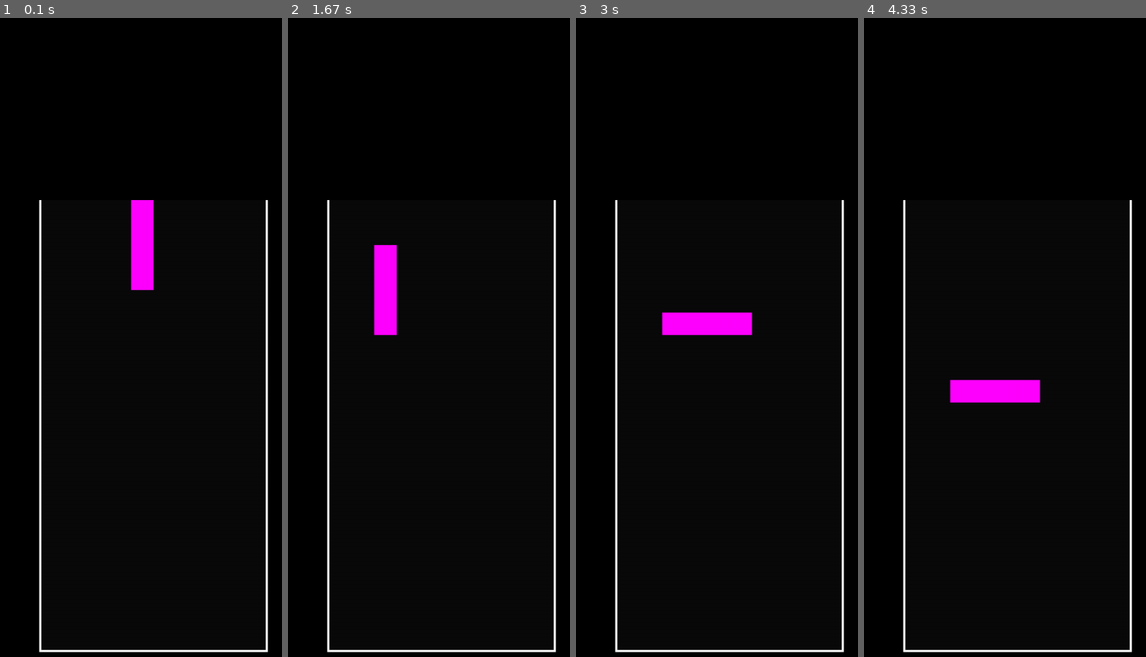
Above: before the commit, frames 1-4 (left to right).
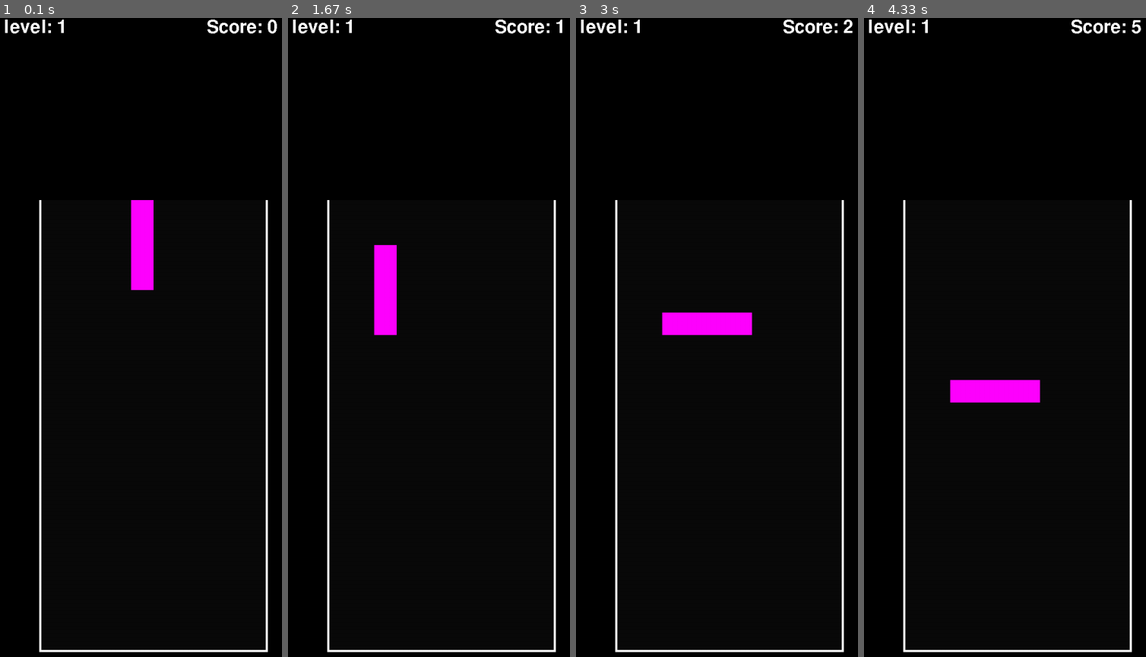
Above: after the commit, the same moments.

Repository: RustyGrassG/pygame_tetris
Game: pygame game, started from tetris/game.py
Two runs of this game, one before a commit and one after it. Both use one fixed random seed, a clock stepped at 60 frames per second and the inputs below.
Inputs:
- Up to frame 1 (0.1 s): no input
- Up to frame 2 (1.67 s): hold X 0.33-0.87 s; hold A 0.33-0.87 s; hold A 0.9-1.43 s; hold S from 1.47 s (still down)
- Up to frame 3 (3 s): release S at 1.77 s; hold A 1.8-2.2 s; hold W 2.23-2.6 s; hold D from 2.63 s (still down)
- Up to frame 4 (4.33 s): release D at 3.27 s; hold S 3.3-3.67 s; hold A 3.7-4.17 s; hold D from 4.2 s (still down)

The runs differ from the first frame. In frame 1, 0.5% of the frame differs, in the area x 1-99%, y 0-3%; in frame 2, 0.5%; in frame 3, 0.5%; in frame 4, 0.5%.

Commit message:
Major Update

Diff:
--- a/tetris/game.py
+++ b/tetris/game.py
@@ -3,10 +3,9 @@
 import sys
 import random
 
-from scripts.utils import flat_to_matrix, matrix_to_flat, get_size, rotate_matrix_cw
+from scripts.utils import flat_to_matrix, matrix_to_flat, get_size, rotate_matrix_cw, level_to_drop_speed, Display_Text
 from scripts.grid import Grid
 import scripts.entities as entities
-
 
 class Game:
     def __init__(self):
@@ -15,6 +14,9 @@
 
 
         pygame.display.set_caption('Tetris')
+
+        #If game over is true, pulls up the game over screen
+        self.game_over = False
 
         #display window
         self.screen_res = (720, 1280)
@@ -33,12 +35,22 @@
         #initalizing the clock
         self.clock = pygame.time.Clock()
 
-        self.norm_speed = 1000
-        self.fast_speed = 100
+        self.norm_speed = level_to_drop_speed(1)[0]
+        self.fast_speed = level_to_drop_speed(1)[1]
         self.current_speed = self.norm_speed
 
         self.MOVE_DOWN_EVENT = pygame.USEREVENT + 1
         pygame.time.set_timer(self.MOVE_DOWN_EVENT, self.current_speed)
+
+
+        self.going_fast = False
+        self.score = 0
+        self.level = 1
+        self.total_lines = 0
+        self.score_text = Display_Text(f"Score: {self.score}", self, [self.screen_res[0] // 2 + 100,0], 50, "Tiny Islanders")
+        self.level_text = Display_Text(f"level: {self.level}", self, [self.screen_res[0] // 4 - 100,0], 50, "Tiny Islanders")
+
+        self.texts_to_render = [self.score_text, self.level_text]
 
         #self.assets = {}
         #self.blocks = []
@@ -49,8 +61,11 @@
 
     #Made a def so it can be called more than once
     def get_piece(self, location, object):
+        #Checks if piece can be spawned
+        if self.grid.grid['4,0']['active'] == 1:
+            print('Game Over!')
+            self.game_over = True
         self.active_object = {'size': object['size'], 'shape': object['shape'], 'location': location, 'color': object['color']}
-        print(self.active_object['shape'])
 
     #Checks the collision to the left of the piece. Is only called when the player presses the 'a' key
     def check_left(self, object):
@@ -65,7 +80,6 @@
                     return False
                 if self.grid.grid[f'{coords[0]},{coords[1]}']['active'] == 1:
                     if self.grid.grid[f'{coords[0] - 1},{coords[1]}']['active'] == 1 and not self.grid.grid[f'{coords[0] - 1},{coords[1]}']['in_use'] :
-                        print('Blocked')
                         return False
         return True
 
@@ -83,26 +97,22 @@
                     return False
                 if self.grid.grid[f'{coords[0]},{coords[1]}']['active'] == 1:
                     if self.grid.grid[f'{coords[0] + 1},{coords[1]}']['active'] == 1 and not self.grid.grid[f'{coords[0] + 1},{coords[1]}']['in_use'] :
-                        print('Blocked')
                         return False
         return True
 
     #Checks the location below the tile to see if it can be set or not
     def check_down(self, object) -> bool:
         size = object['size']
-        #print(object['shape'])
         location = object['location']
         #Goes through each piece in the active object
         for y in range(size[1]):
             for x in range(size[0]):
                 #Sets the current coords of the active object segment
                 coords = [location[0] + x, location[1] + y]
-                #print(coords)
                 if coords[1] + 1 > 19:
                     return True
                 if self.grid.grid[f'{coords[0]},{coords[1]}']['active'] == 1:
                     if self.grid.grid[f'{coords[0]},{coords[1] + 1}']['active'] == 1 and not self.grid.grid[f'{coords[0]},{coords[1] + 1}']['in_use'] :
-                        print('Blocked')
                         return True
 
         return False
@@ -114,81 +124,121 @@
         rotated = rotate_matrix_cw(matrix)
         flat = matrix_to_flat(rotated)
         size = get_size(flat)
-        print(f'{size}')
         if int(object['location'][0]) + size[0] > 9:
-            print('goes')
             object['location'][0] += size[1] - size[0]
         object['shape'] = flat
         object['size'] = get_size(flat)
 
+    #Displays the game board
+    def display_screen(self):
+        self.display.fill((0,0,0))
+        self.grid.render()
+
+    #Resets all the scores and the game board whenever the game restarts
+    def game_restart(self):
+        self.grid.clear_grid()
+        self.score = 0
+        self.level = 1
+        self.total_lines = 0
+        self.game_over = False
+
+    def add_score(self, lines_cleared: int):
+        self.score += lines_cleared * 100 * self.level
+        self.total_lines += lines_cleared
+        self.level = self.total_lines // 10 + 1
+        self.score_text.update(text=f"Score: {self.score}")
+        self.level_text.update(text=f"Level: {self.level}")
+        self.norm_speed = level_to_drop_speed(1)[0]
+        self.fast_speed = level_to_drop_speed(1)[1]
+
+    def render_texts(self):
+        for i in self.texts_to_render:
+            i.render_text(self.display)
+
     def run(self):
         while True:
-            self.display.fill((0,0,0))
-            self.grid.render()
-            pressed_keys = pygame.key.get_pressed()
-
-
-            #Checks if user is holding down the 's' key.
-            #If true, the piece will move down at the faster rate (1 unit every 100ms)
-            if pressed_keys[pygame.K_s] and self.current_speed != self.fast_speed:
-                self.current_speed = self.fast_speed
-                pygame.time.set_timer(self.MOVE_DOWN_EVENT, self.current_speed)
-            if not pressed_keys[pygame.K_s] and self.current_speed != self.norm_speed:
-                self.current_speed = self.norm_speed
-                pygame.time.set_timer(self.MOVE_DOWN_EVENT, self.current_speed)
-
-
-
-            for event in pygame.event.get():
-                #Quits game
-                if event.type == pygame.QUIT:
-                    pygame.quit()
-                    sys.exit()
-
-                #Moves piece down by 1 after a given amount of time
-                if event.type == self.MOVE_DOWN_EVENT:
-                    if self.check_down(self.active_object):
-                        self.grid.set_piece(self.active_object)
-                        self.get_piece([4,0], entities.pick_piece())
-                    else:
-                        self.active_object['location'][1] += 1
-
-
-                #Hadles movement
-                if event.type == pygame.KEYDOWN:
-                    #Clears the board(Debug)
-                    if event.key == pygame.K_x:
-                        print('clearing')
-                        self.grid.clear_line(19)
-                    #Moves active piece left
-                    if event.key == pygame.K_a:
-                        if self.check_left(self.active_object):
-                            self.active_object['location'][0] -= 1
-                    #Moves active piece right
-                    if event.key == pygame.K_d:
-                        if self.check_right(self.active_object):
-                            self.active_object['location'][0] += 1
-                    #rotates piece
-                    if event.key == pygame.K_w:
-                        self.rotate_piece(self.active_object)
-                    #Moves piece down at a faster rate
-                    if event.key == pygame.K_s:
-                        pygame.time.set_timer(self.MOVE_DOWN_EVENT, 100)
-                    #Sets the time back to normal speeds for pieces
-                    if event.type == pygame.KEYUP:
-                        if event.key == pygame.K_s:
-                            pygame.time.set_timer(self.MOVE_DOWN_EVENT, self.norm_speed)
-
-
-            #if pygame.time.get_ticks == 60:
-                #self.active_object['location'][1] += 1
-            #The outline of the game board
-            board_outline_rect = pygame.Rect((self.screen.width // 2) - (self.tetris_res_upscale[0] // 2) - 4, (self.screen.height - self.tetris_res_upscale[1]) - 100, self.tetris_res_upscale[0] + 8, self.tetris_res_upscale[1] + 4)
-            board_outline = pygame.draw.rect(self.display, (255,255,255), board_outline_rect)
-
-            self.display.blit(pygame.transform.scale(self.tetris_display, self.tetris_res_upscale), ((self.screen.width // 2) - (self.tetris_res_upscale[0] // 2), (self.screen.height - self.tetris_res_upscale[1]) - 100))
-            self.screen.blit(pygame.transform.scale(self.display, self.screen_res), (0,0))
-            pygame.display.update()
-            self.clock.tick(60)
+            while not self.game_over:
+                self.display_screen()
+                pressed_keys = pygame.key.get_pressed()
+
+
+                #Checks if user is holding down the 's' key.
+                #If true, the piece will move down at the faster rate (1 unit every 100ms)
+                if pressed_keys[pygame.K_s] and self.current_speed != self.fast_speed:
+                    self.current_speed = self.fast_speed
+                    pygame.time.set_timer(self.MOVE_DOWN_EVENT, self.current_speed)
+                    self.going_fast = True
+                if not pressed_keys[pygame.K_s] and self.current_speed != self.norm_speed:
+                    self.current_speed = self.norm_speed
+                    pygame.time.set_timer(self.MOVE_DOWN_EVENT, self.current_speed)
+                    self.going_fast = False
+
+
+
+                for event in pygame.event.get():
+                    #Quits game
+                    if event.type == pygame.QUIT:
+                        pygame.quit()
+                        sys.exit()
+
+                    #Moves piece down by 1 after a given amount of time
+                    if event.type == self.MOVE_DOWN_EVENT:
+                        if self.check_down(self.active_object):
+                            self.grid.set_piece(self.active_object)
+                            self.get_piece([4,0], entities.pick_piece())
+                        else:
+                            self.active_object['location'][1] += 1
+                            if self.going_fast:
+                                self.score += 1 * self.level
+                                self.score_text.update(text=f"Score: {self.score}")
+
+
+                    #Hadles movement
+                    if event.type == pygame.KEYDOWN:
+                        #Clears the board(Debug)
+                        if event.key == pygame.K_x:
+                            self.grid.clear_grid()
+                        #Moves active piece left
+                        if event.key == pygame.K_a:
+                            if self.check_left(self.active_object):
+                                self.active_object['location'][0] -= 1
+                        #Moves active piece right
+                        if event.key == pygame.K_d:
+                            if self.check_right(self.active_object):
+                                self.active_object['location'][0] += 1
+                        #rotates piece
+                        if event.key == pygame.K_w:
+                            self.rotate_piece(self.active_object)
+
+
+                #if pygame.time.get_ticks == 60:
+                    #self.active_object['location'][1] += 1
+                #The outline of the game board
+                board_outline_rect = pygame.Rect((self.screen.width // 2) - (self.tetris_res_upscale[0] // 2) - 4, (self.screen.height - self.tetris_res_upscale[1]) - 100, self.tetris_res_upscale[0] + 8, self.tetris_res_upscale[1] + 4)
+                board_outline = pygame.draw.rect(self.display, (255,255,255), board_outline_rect)
+
+                self.render_texts()
+                self.display.blit(pygame.transform.scale(self.tetris_display, self.tetris_res_upscale), ((self.screen.width // 2) - (self.tetris_res_upscale[0] // 2), (self.screen.height - self.tetris_res_upscale[1]) - 100))
+                self.screen.blit(pygame.transform.scale(self.display, self.screen_res), (0,0))
+                pygame.display.update()
+                self.clock.tick(60)
+
+            while self.game_over:
+                print('game over!')
+                self.display_screen()
+
+                for event in pygame.event.get():
+                    #Quits game
+                    if event.type == pygame.QUIT:
+                        pygame.quit()
+                        sys.exit()
+
+                    if event.type == pygame.KEYDOWN:
+                        #Clears the board(Debug)
+                        if event.key == pygame.K_x:
+                            self.game_restart()
+
+
+
 
 Game().run()
--- a/tetris/scripts/grid.py
+++ b/tetris/scripts/grid.py
@@ -42,7 +42,6 @@
                 color = self.base_color
             else:
                 if self.grid[key] in self.active_spaces:
-                    print('Its here!')
                     color = (255,0,255)
                 color = self.grid[key]['color']
             loc = self.grid[key]['pos']
@@ -76,31 +75,81 @@
                 self.grid[coordinates]['in_use'] = False
                 self.active_spaces.append(str(x_val) + ',' + str(y_val))
             x_mod += 1
+        self.check_completed()
+
+    #This checks the completed lines on the tetris board, stores them, then called the 'clear line'
+    #Function for each cleared line
+    #THIS SHOULD ONLY BE CALLED AFTER A PIECE IS SET
+    def check_completed(self):
+        #Only needs the y-value inserted into the list
+        completed_lines = []
+        #Next i need to iterate through each row and see if the line is cleared
+        for y in range(self.grid_size[1]):
+            is_completed = True
+            for x in range(self.grid_size[0]):
+                coords = str(x) + ',' + str(y)
+                if self.grid[coords]['active'] == 0:
+                    is_completed = False
+            if is_completed:
+                self.clear_line(y)
+                completed_lines.append(y)
+        if len(completed_lines) > 0:
+            self.lower_top(completed_lines)
+            self.game.add_score(len(completed_lines))
+
+    def lower_top(self, lines:list):
+        lines = sorted(lines)
+
+        num_cleared_below = 0
+
+        for target_y in range(self.grid_size[1] - 1, -1, -1):
+            if target_y in lines:
+                num_cleared_below += 1
+                continue
+
+            new_y = target_y + num_cleared_below
+
+            for x in range(self.grid_size[0]):
+                from_coords = f"{x},{target_y}"
+                to_coords = f"{x},{new_y}"
+
+                self.grid[to_coords]['active'] = self.grid[from_coords]['active']
+                self.grid[to_coords]['color'] = self.grid[from_coords]['color']
+                self.grid[to_coords]['in_use'] = self.grid[from_coords]['in_use']
+
+                if from_coords in self.active_spaces:
+                    self.active_spaces.append(to_coords)
+                    self.active_spaces.remove(from_coords)
+
+            for y in range(num_cleared_below):
+                for x in range(self.grid_size[0]):
+                    top_coords = f'{x},{y}'
+                    self.grid[top_coords]['active'] = 0
+                    self.grid[top_coords]['color'] = self.base_color
+                    self.grid[top_coords]['in_use'] = False
+                    if top_coords in self.active_spaces:
+                        self.active_spaces.remove(top_coords)
+
 
     #Clears any location in the grid and removes it from the active spaces
     def clear_pixel(self, coordinate:str):
         location = self.grid[coordinate]
         location['active'] = 0
         location['in_use'] = False
-        #print(self.active_spaces, location['pos'])
         for x in range(0, len(self.active_spaces)):
-            print(coordinate == self.active_spaces[x])
             if coordinate == self.active_spaces[x]:
-                print(coordinate, self.active_spaces)
                 self.active_spaces.pop(x)
                 return
 
     #This clears the entire xlevel at any given y level
-    def clear_line(self, y_level):
+    def clear_line(self, y_level:int):
         for x in range(self.grid_size[0]):
             coords = str(x) + ',' + str(y_level)
             self.clear_pixel(coords)
-            print('Cleared coords ' + coords)
 
 
     def clear_grid(self):
         for key, value in self.grid.items():
-            #value['color'] = self.base_color
             value['active'] = 0
             value['in_use'] = False
             self.active_spaces.clear()
--- a/tetris/scripts/utils.py
+++ b/tetris/scripts/utils.py
@@ -1,4 +1,32 @@
 import pygame
+
+def level_to_drop_speed(level):
+    level_dic = {
+        1: [1000, 100],
+        2: [950, 95],
+        3: [900, 90],
+        4: [850, 85],
+        5: [800, 80],
+        6: [750, 75],
+        7: [700, 70],
+        8: [650, 65],
+        9: [600, 60],
+        10: [550, 55],
+        11: [500, 50],
+        12: [475, 47],
+        13: [450, 45],
+        14: [425, 42],
+        15: [400, 40],
+        16: [375, 37],
+        17: [350, 35],
+        18: [325, 32],
+        19: [300, 30],
+        20: [275, 30],
+    }
+    if level < 20:
+        return level_dic[level]
+    else:
+        return level_dic[20]
 
 #Checks and returns any colision on the piece
 #Any colision downwards on check will set the piece in place
@@ -13,7 +41,6 @@
         strin = ''
         for len_x in range(size_x):
             strin += '0'
-        print(strin)
 
 
 def get_size(object):
@@ -46,3 +73,31 @@
 
 def rotate_matrix_cw(matrix):
     return [list(row) for row in zip(*matrix[::-1])]
+
+class Display_Text:
+    def __init__(self, text: str, game, render_location: list, size: int, font: str, color = (255,255,255)):
+        pygame.font.init()
+
+        self.size = size
+        self.font = pygame.font.SysFont(font, self.size)
+        self.location = render_location
+        self.game = game
+        self.text = text
+        self.color = color
+
+
+    def update(self, text = None, render_location = None, size = None, font = None, color = None):
+        if size:
+            self.size = size
+        if font:
+            self.font = pygame.font.SysFont(font, self.size)
+        if render_location:
+            self.location = render_location
+        if text:
+            self.text = text
+        if color:
+            self.color = color
+
+    def render_text(self, surface):
+        text_surface = self.font.render(self.text, False, self.color)
+        surface.blit(text_surface, (self.location[0], self.location[1]))
